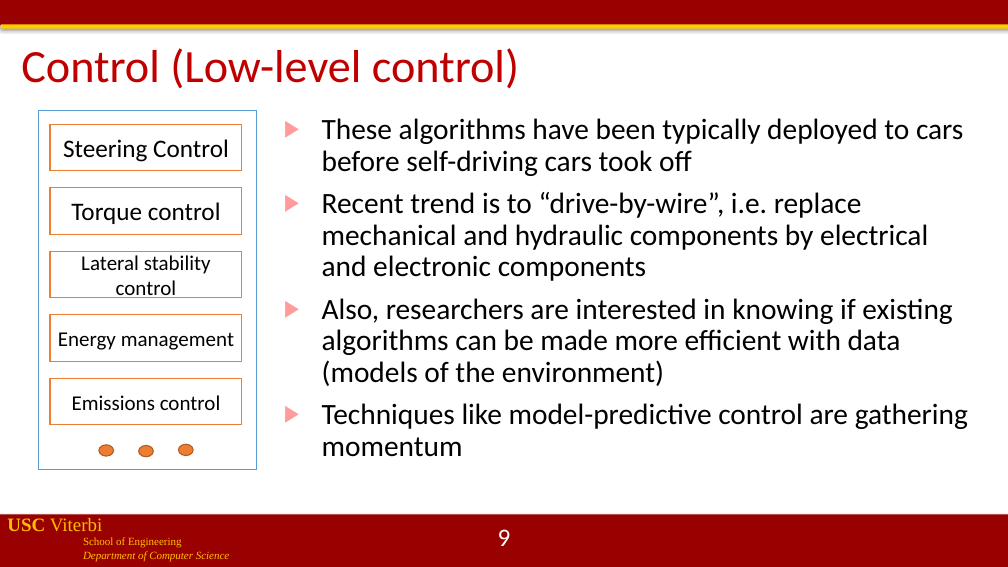
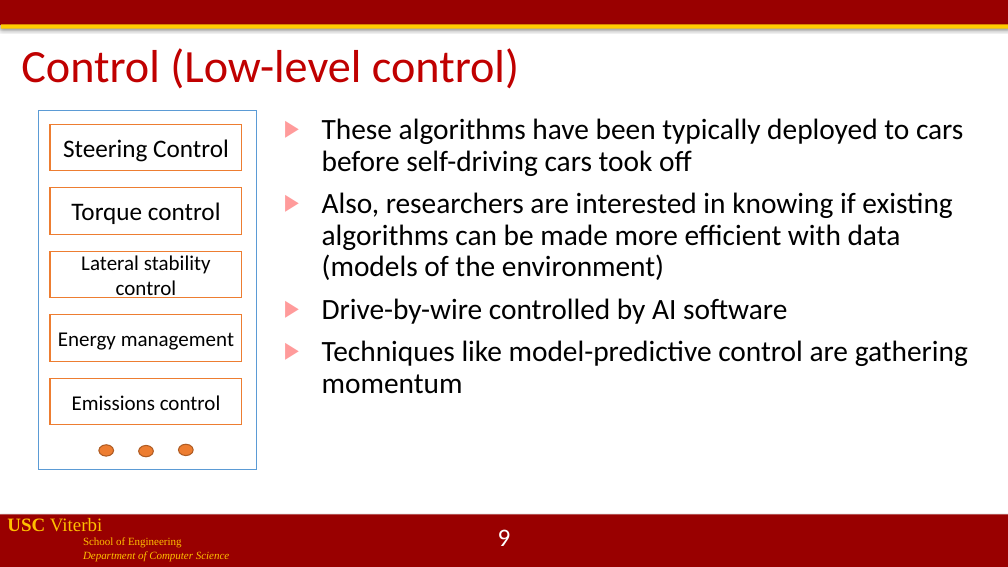
Before and after one commit to jdeshmukh/jdeshmukh.github.io, a slide deck: slide 9 of teaching/cs513slides/lecture11-SensingPerception.pptx. Drawn at 1008x567 pixels with LibreOffice and Linux fonts; fonts in the diff are those of the drawing; background and template pictures are left out. Boxes give left, top, right and bottom in pixels: in the first picture for what was removed or moved away, otherwise in the second. Text is boxed around its words. In the diff, an @@ line names an element or a change of style, - is before the commit and + after.

```diff
--- a/teaching/cs513slides/lecture11-SensingPerception.pptx
+++ b/teaching/cs513slides/lecture11-SensingPerception.pptx
@@ text at (322,192,928,281): paragraph removed @@
-▶ Recent trend is to “drive-by-wire”, i.e. replace mechanical and hydraulic components by electrical and electronic components
@@ text at (322,298,787,324): paragraph added @@
+▶ Drive-by-wire controlled by AI software
```
Also in this commit, not shown: 3 other slides changed, 1 other file.
